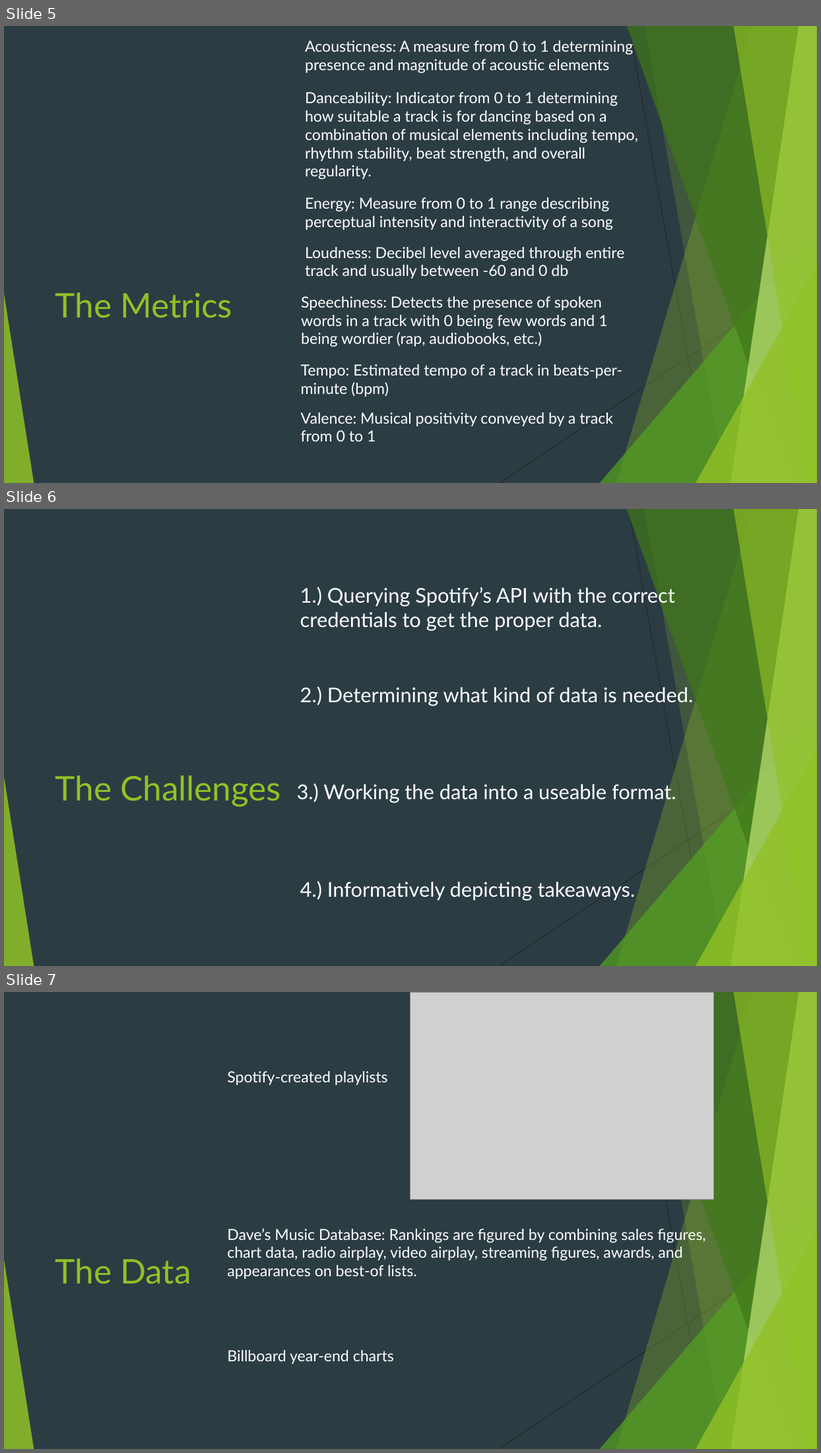
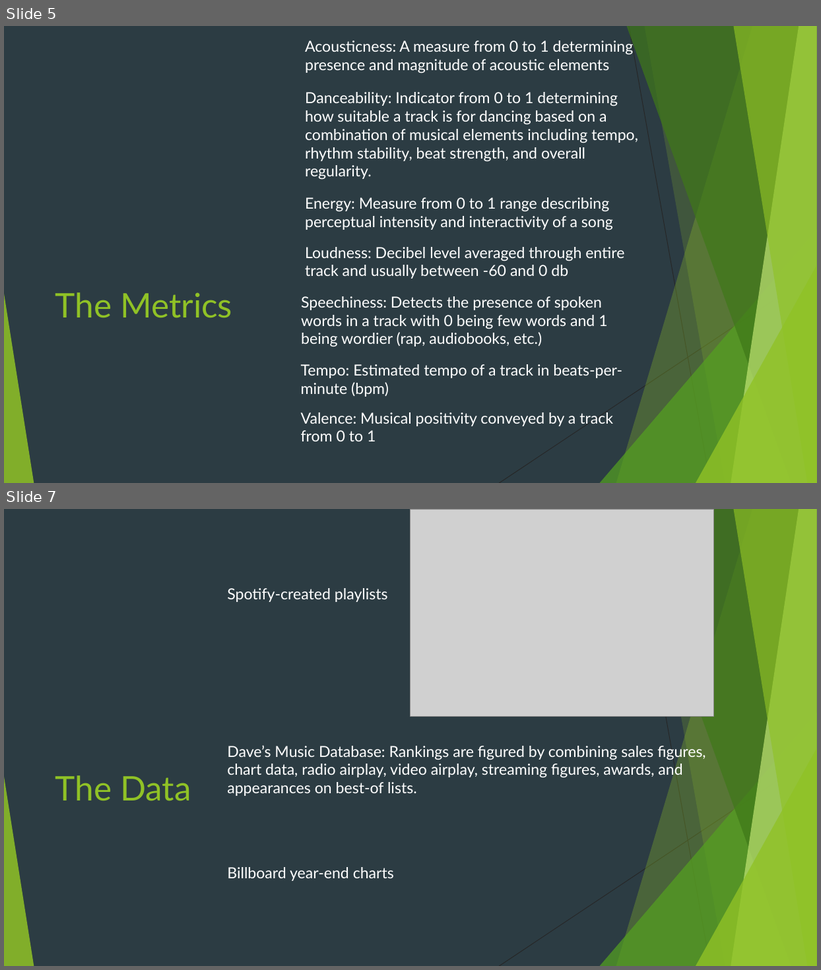
Before and after one commit to Ryan-Maurer/Visualizing-Country-Music, a slide deck: Visualizing Country Music - Exploring Country Music's Changes Since the 1960s.pptx. Shown one above the other, each under a label of ours: slides 5, 6 and 7 before the commit, slides 5 and 7 after it; the slides between them are not shown. The pictures are 821x1453 and 821x970 pixels, drawn with LibreOffice and Linux fonts; fonts in the diff are those of the drawing; grey boxes stand for pictures; background and template pictures are left out. Boxes give left, top, right and bottom in pixels: in the first picture for what was removed or moved away, otherwise in the second. Text is boxed around its words. In the diff, an @@ line names an element or a change of style, - is before the commit and + after.

```diff
--- a/Visualizing Country Music - Exploring Country Music's Changes Since the 1960s.pptx
+++ b/Visualizing Country Music - Exploring Country Music's Changes Since the 1960s.pptx
@@ slide 6 removed at box(4, 509, 817, 966), background #2C3C43; not listed: 10 template elements that a slide beside it also shows @@
@@ text removed at box(300, 585, 675, 631) @@
-1.) Querying Spotify’s API with the correct credentials to get the proper data.
@@ text removed at box(300, 685, 694, 706) @@
-2.) Determining what kind of data is needed.
@@ title removed at box(55, 776, 281, 807) @@
-The Challenges
@@ text removed at box(297, 784, 677, 803) @@
-3.) Working the data into a useable format.
@@ text removed at box(300, 881, 636, 901) @@
-4.) Informatively depicting takeaways.
```
Also in this commit, not shown: 2 slides changed, 3 slides added, 1 other slide removed, 8 other files.
